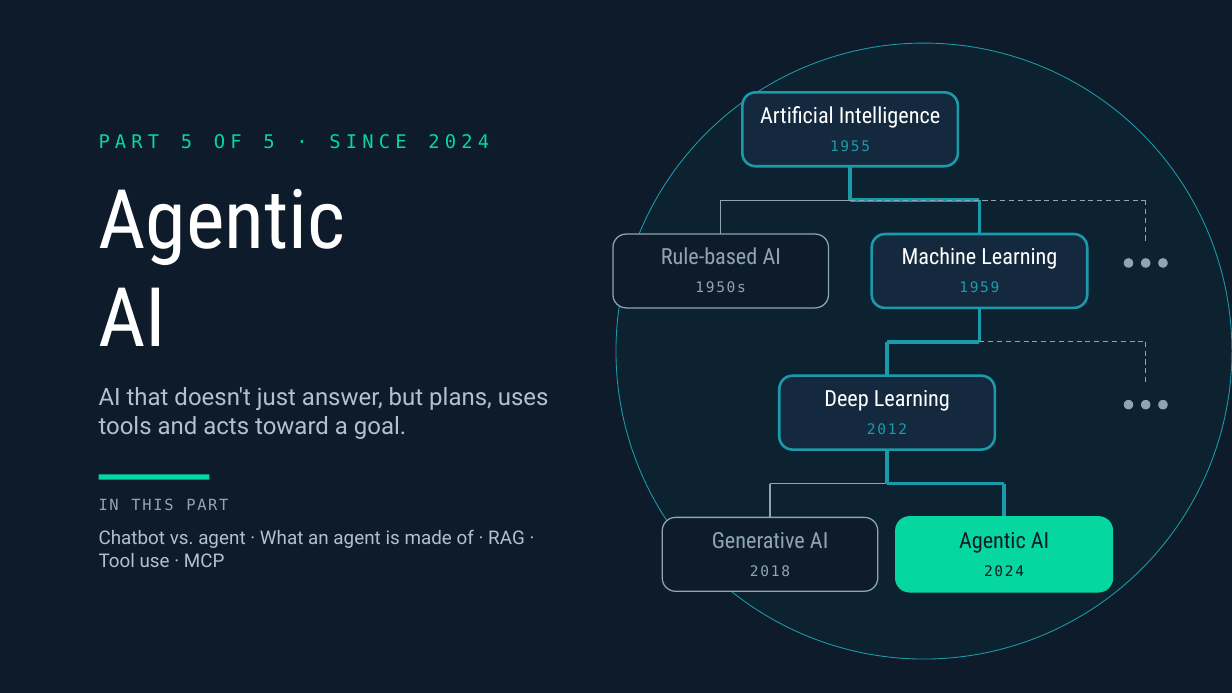
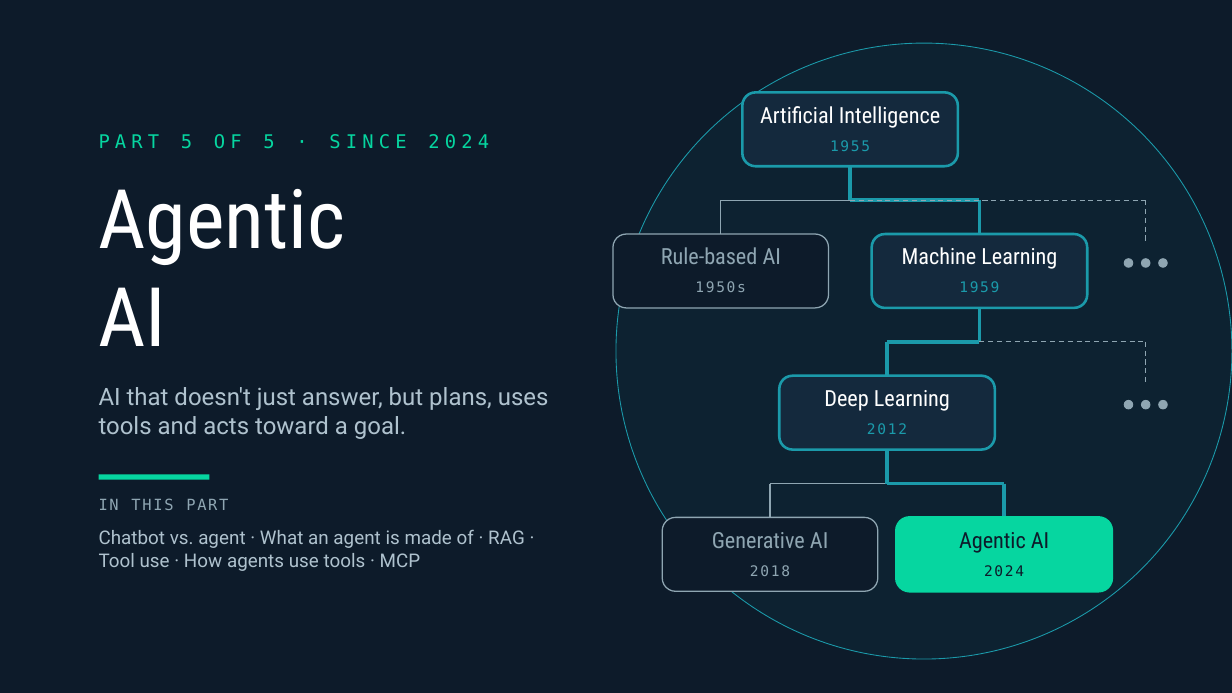
Before and after one commit to lukasroedl/ai-terminology-hell, a slide deck: slide 23 of ai-terminology-hell.pptx. Drawn at 1232x693 pixels with LibreOffice and Linux fonts; fonts in the diff are those of the drawing. Boxes give left, top, right and bottom in pixels: in the first picture for what was removed or moved away, otherwise in the second. Text is boxed around its words. In the diff, an @@ line names an element or a change of style, - is before the commit and + after.

```diff
--- a/ai-terminology-hell.pptx
+++ b/ai-terminology-hell.pptx
@@ text at (99,529,525,571): text changed @@
-Chatbot vs. agent · What an agent is made of · RAG · Tool use · MCP
+Chatbot vs. agent · What an agent is made of · RAG · Tool use · How agents use tools · MCP
```
Also in this commit, not shown: 3 other slides changed, 11 slides added, 9 slides removed, 20 other files.
